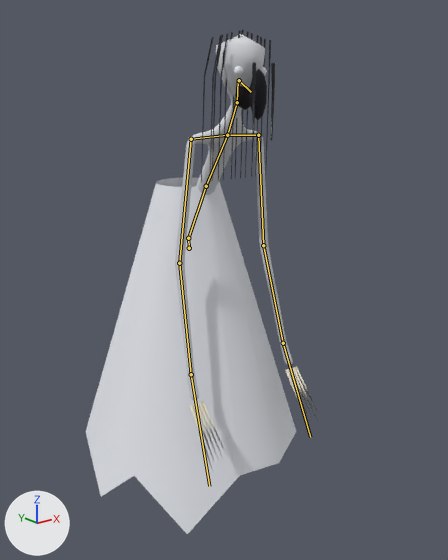
Before and after pictures for a commit that changed the glTF model assets/monsters/ghost.glb.
Camera for both pictures: a camera (50 mm lens) standing at (-2.03, -2.86, 2.1) and looking at (0.08, -0.22, 1.04). Arrows for +X, +Y and +Z are at lower left; the lights stay in place. The older version comes first. The bones that bend it are drawn over the model as lines.

The first picture shows 'ghost'.
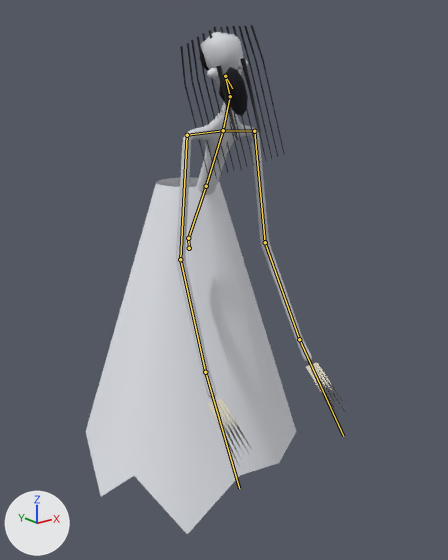
The newer file adds an action. The first version stands in its rest pose; the second is drawn at frame 37 of the action 'Listen'.

Edits to the bpy script that builds the scene:
```text
Change bone_chest:
    where bone_chest = bpy.data.objects['ghost_rig'].pose.bones['chest']  # child of 'spine'
    bone_chest.rotation_quaternion: (1.0, 0.0, 0.0, 0.0) -> (0.998, -0.06, 0.0, 0.0)  # degrees (0, 0, 0) -> degrees (-7, 0, 0)
Change bone_upperarml:
    where bone_upperarml = bpy.data.objects['ghost_rig'].pose.bones['upperarmL']  # child of 'clavicleL'
    bone_upperarml.rotation_quaternion: (1.0, 0.0, 0.0, 0.0) -> (1.0, 0.025, 0.0, 0.0)  # degrees (0, 0, 0) -> degrees (3, 0, 0)
Change bone_forearml:
    where bone_forearml = bpy.data.objects['ghost_rig'].pose.bones['forearmL']  # child of 'upperarmL'
    bone_forearml.rotation_quaternion: (1.0, 0.0, 0.0, 0.0) -> (0.997, -0.075, 0.0, 0.0)  # degrees (0, 0, 0) -> degrees (-9, 0, 0)
Change bone_upperarmr:
    where bone_upperarmr = bpy.data.objects['ghost_rig'].pose.bones['upperarmR']  # child of 'clavicleR'
    bone_upperarmr.rotation_quaternion: (1.0, 0.0, 0.0, 0.0) -> (1.0, 0.025, 0.0, 0.0)  # degrees (0, 0, 0) -> degrees (3, 0, 0)
Change bone_forearmr:
    where bone_forearmr = bpy.data.objects['ghost_rig'].pose.bones['forearmR']  # child of 'upperarmR'
    bone_forearmr.rotation_quaternion: (1.0, 0.0, 0.0, 0.0) -> (0.997, -0.075, 0.0, 0.0)  # degrees (0, 0, 0) -> degrees (-9, 0, 0)
Change bone_head:
    where bone_head = bpy.data.objects['ghost_rig'].pose.bones['head']  # child of 'neck'
    bone_head.rotation_quaternion: (1.0, 0.0, 0.0, 0.0) -> (0.962, 0.072, -0.215, 0.154)  # degrees (0, 0, 0) -> degrees (5, -26, 17)
```

Pixel boxes (x1, y1, x2, y2) of what changed, in the pictures (448 x 560 px):
'ghost', posed (13% wider): before (86, 30, 317, 534); after (86, 25, 348, 534)
bone 'chest', root to tip: before (206, 186) to (227, 135); after (206, 186) to (223, 130)
bone 'upperarmL', root to tip: before (258, 135) to (263, 245); after (254, 131) to (265, 242)
bone 'forearmL', root to tip: before (263, 245) to (283, 343); after (265, 242) to (299, 339)
bone 'upperarmR', root to tip: before (191, 139) to (179, 263); after (187, 135) to (180, 259)
bone 'forearmR', root to tip: before (179, 263) to (191, 374); after (180, 259) to (205, 372)
bone 'head', root to tip: before (237, 102) to (238, 80); after (230, 96) to (225, 75)
